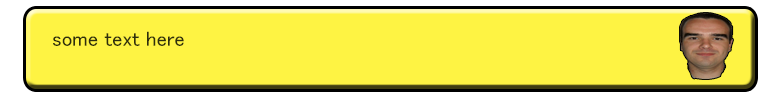
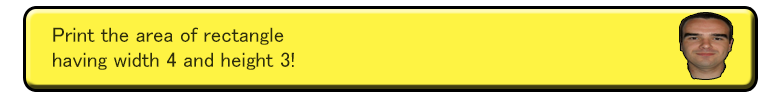
Layered file, before and after one edit (770 × 97). Changes by layer:
renamed "some text here" to "Print the area of rectangle having width 4 and height 3!", painted on it over left=53, top=27, right=294, bottom=70
